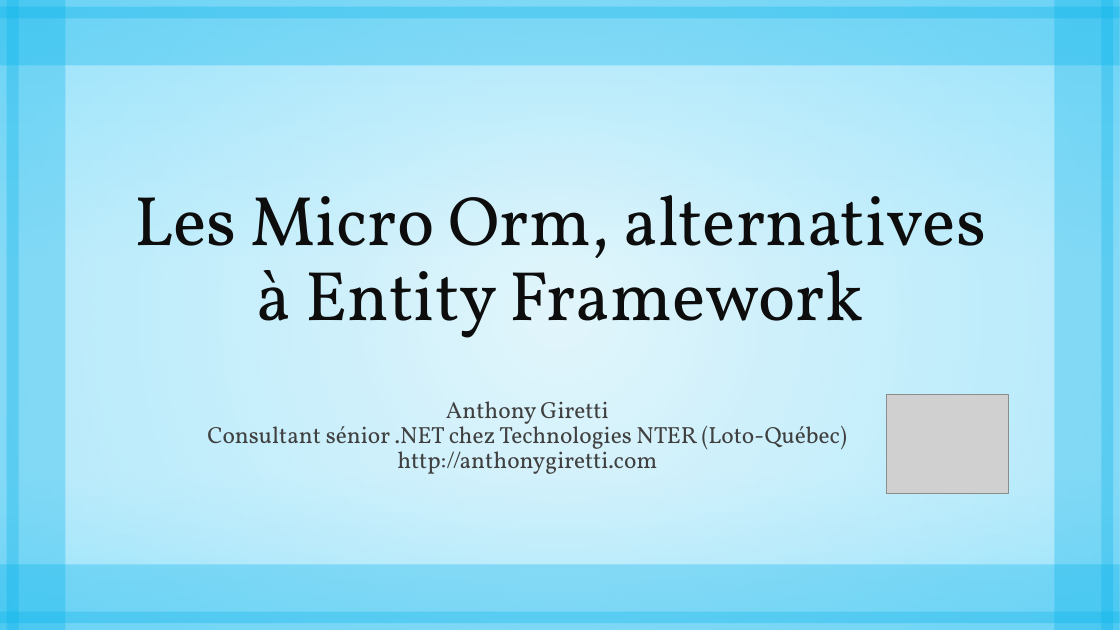
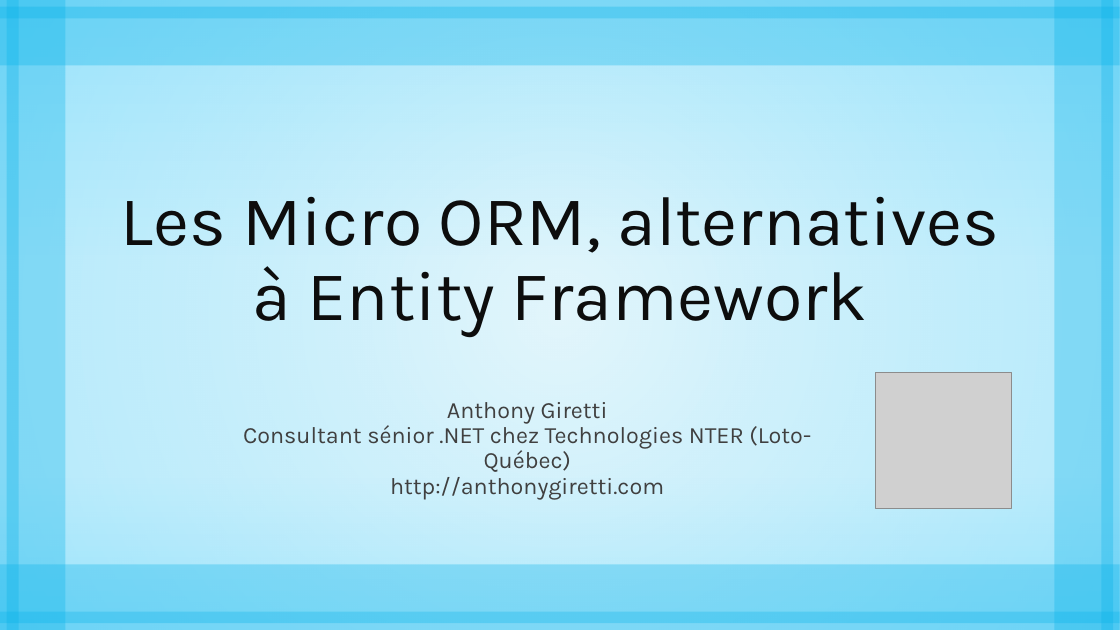
Before and after one commit to AnthonyGiretti/MicroOrmDemo.net, a slide deck: slide 1 of Items/Les Micro Orm, alternatives à Entity Framework.pptx. Drawn at 1120x630 pixels with LibreOffice and Linux fonts; fonts in the diff are those of the drawing; grey boxes stand for pictures. Boxes give left, top, right and bottom in pixels: in the first picture for what was removed or moved away, otherwise in the second. Text is boxed around its words. In the diff, an @@ line names an element or a change of style, - is before the commit and + after.

```diff
--- a/Items/Les Micro Orm, alternatives à Entity Framework.pptx
+++ b/Items/Les Micro Orm, alternatives à Entity Framework.pptx
@@ title at [121, 196, 999, 337]: text changed; font Vollkorn to Karla @@
-Les Micro Orm, alternatives à Entity Framework
+Les Micro ORM, alternatives à Entity Framework
@@ picture: place and size @@
-picture at [886, 394, 1008, 493]
+picture at [875, 372, 1012, 508]
@@ subtitle "Anthony Giretti" at [243, 402, 811, 499]: font Vollkorn to Karla @@
```
Also in this commit, not shown: 13 other slides changed, 6 slides added.
